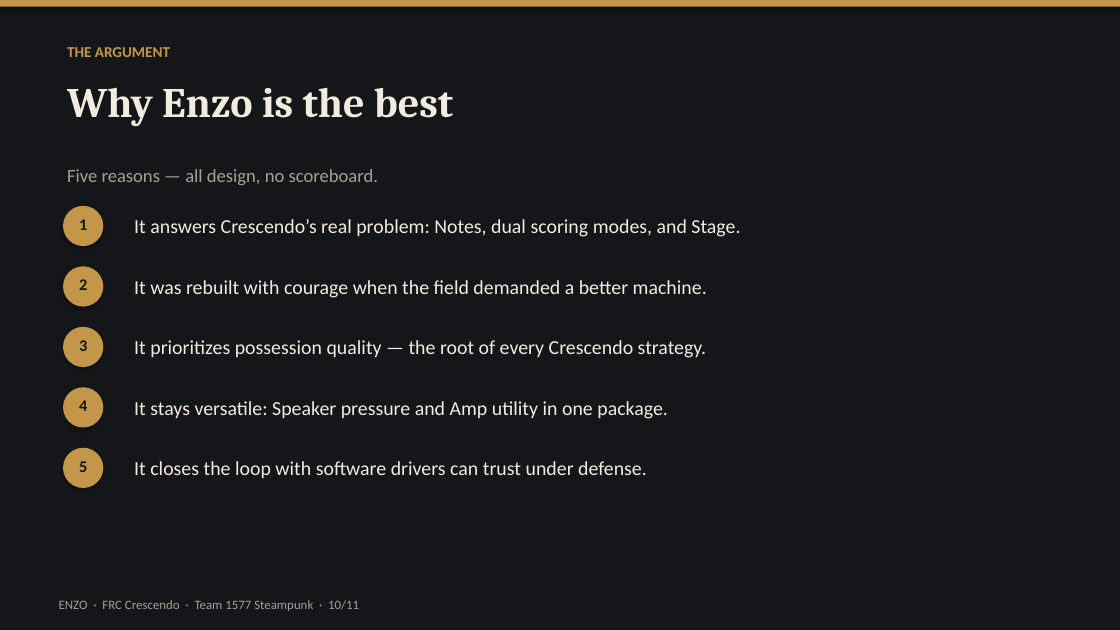
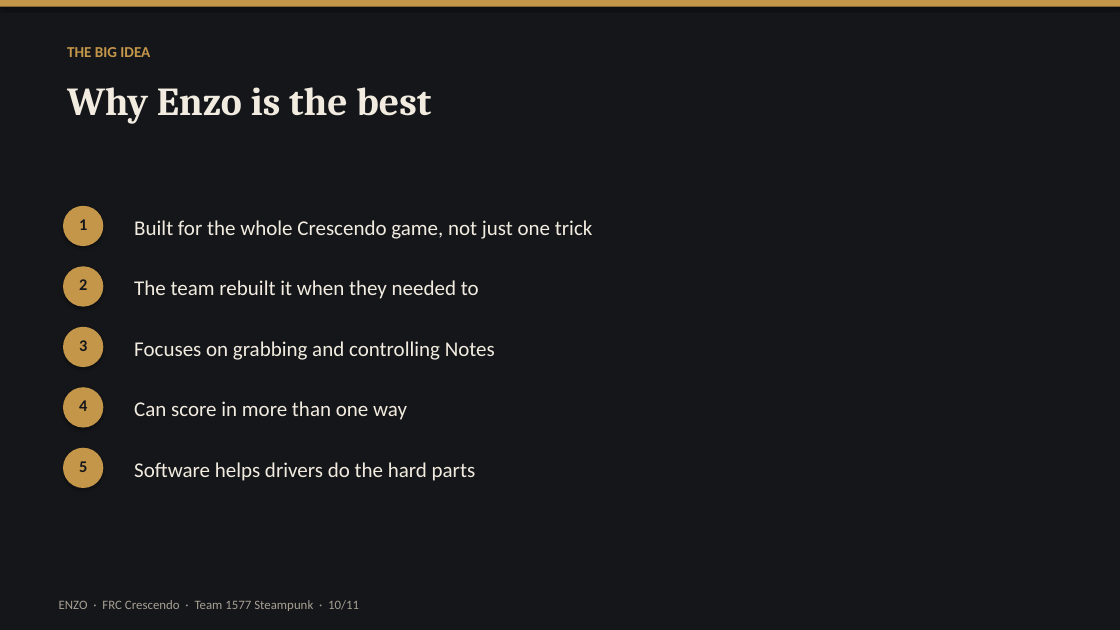
Before and after one commit to SivaBKPalla/ChittrChattr, a slide deck: slide 10 of enzo-presentation/Enzo_Crescendo_Presentation.pptx. Drawn at 1120x630 pixels with LibreOffice and Linux fonts; fonts in the diff are those of the drawing. Boxes give left, top, right and bottom in pixels: in the first picture for what was removed or moved away, otherwise in the second. Text is boxed around its words. In the diff, an @@ line names an element or a change of style, - is before the commit and + after.

```diff
--- a/enzo-presentation/Enzo_Crescendo_Presentation.pptx
+++ b/enzo-presentation/Enzo_Crescendo_Presentation.pptx
@@ text at (x1=67, y1=47, x2=150, y2=57): text changed @@
-THE ARGUMENT
+THE BIG IDEA
@@ text "Why Enzo is the best" at (x1=67, y1=87, x2=431, y2=124): size 36 to 34 pt @@
@@ text removed at (x1=67, y1=169, x2=379, y2=185) @@
-Five reasons — all design, no scoreboard.
@@ text at (x1=134, y1=220, x2=593, y2=239): text changed; size 17 to 18 pt @@
-It answers Crescendo’s real problem: Notes, dual scoring modes, and Stage.
+Built for the whole Crescendo game, not just one trick
@@ text at (x1=134, y1=280, x2=479, y2=299): text changed; size 17 to 18 pt @@
-It was rebuilt with courage when the field demanded a better machine.
+The team rebuilt it when they needed to
@@ text at (x1=134, y1=341, x2=495, y2=360): text changed; size 17 to 18 pt @@
-It prioritizes possession quality — the root of every Crescendo strategy.
+Focuses on grabbing and controlling Notes
@@ text at (x1=134, y1=401, x2=407, y2=420): text changed; size 17 to 18 pt @@
-It stays versatile: Speaker pressure and Amp utility in one package.
+Can score in more than one way
@@ text at (x1=134, y1=462, x2=476, y2=481): text changed; size 17 to 18 pt @@
-It closes the loop with software drivers can trust under defense.
+Software helps drivers do the hard parts
```
Also in this commit, not shown: 8 other slides changed, 2 slides added, 2 slides removed, 5 other files.
